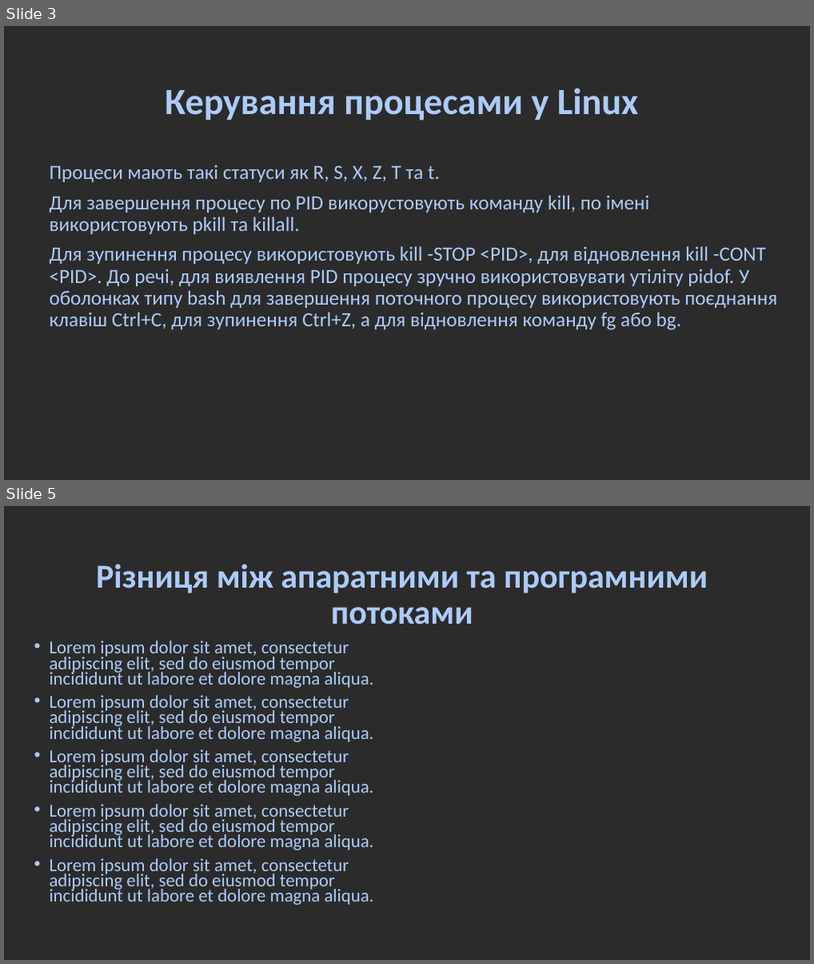
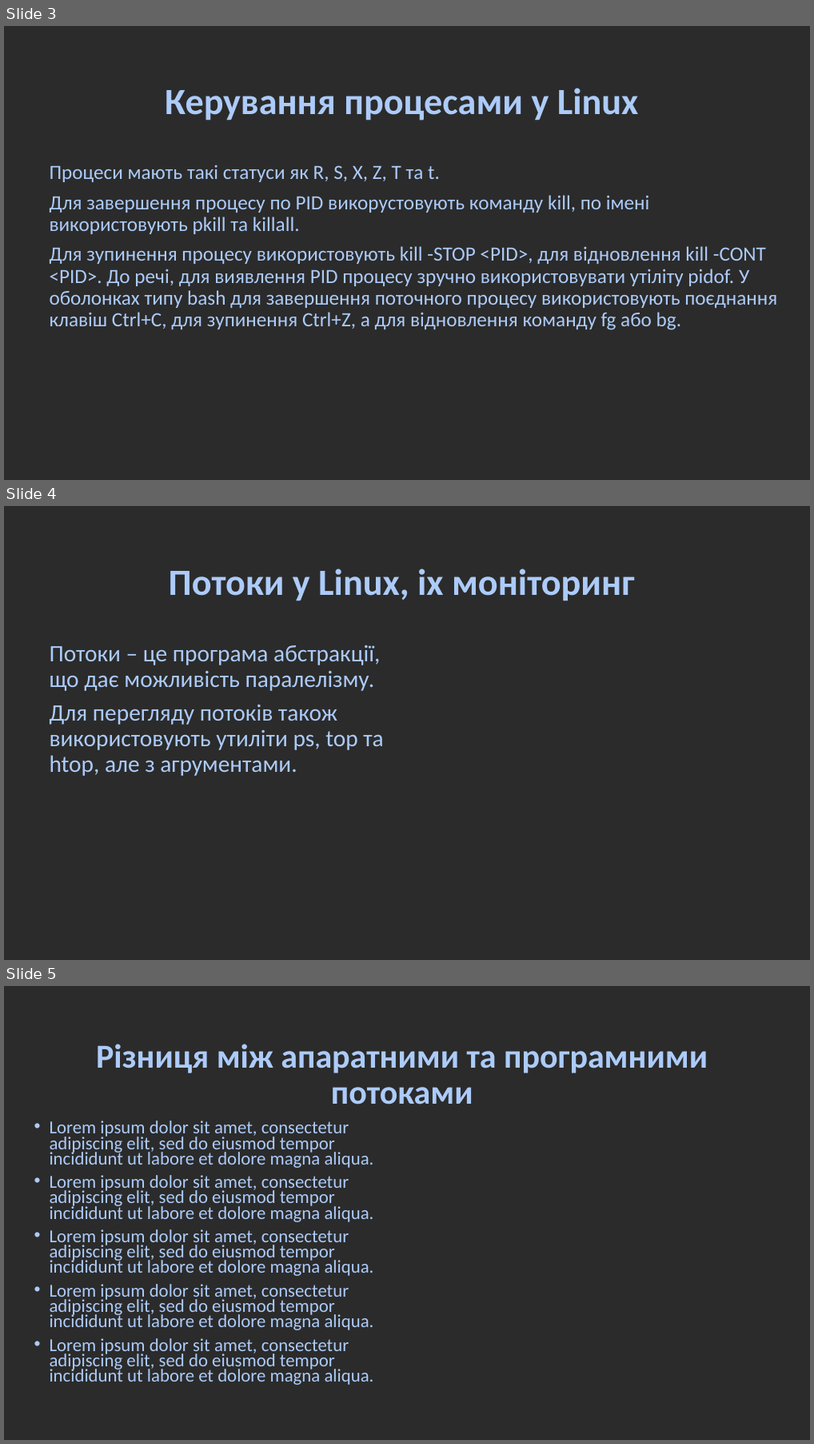
Before and after one commit to millennium02/SRS_L5, a slide deck: linux_ps&threads.odp. Shown one above the other, each under a label of ours: slides 3 and 5 before the commit, slides 3, 4 and 5 after it; the slides between them are not shown. The pictures are 814x964 and 814x1444 pixels, drawn with LibreOffice and Linux fonts; fonts in the diff are those of the drawing; background and template pictures are left out; a plain dark background stands for a picture behind light text. Boxes give left, top, right and bottom in pixels: in the first picture for what was removed or moved away, otherwise in the second. Text is boxed around its words. In the diff, an @@ line names an element or a change of style, - is before the commit and + after.

```diff
--- a/linux_ps&threads.odp
+++ b/linux_ps&threads.odp
@@ slide 4 added at <box>4,506,810,960</box>, background picture (left out) @@
@@ title added at <box>169,568,635,601</box>, 44 pt, text #ACCBF9, bold @@
+Потоки у Linux, іх моніторинг
@@ text added at <box>50,645,383,776</box>, 28 pt, text #ACCBF9 @@
+Потоки – це програма абстракції, що дає можливість паралелізму.
+Для перегляду потоків також використовують утиліти ps, top та htop, але з агрументами.
```
Also in this commit, not shown: 1 slide changed, 1 slide removed.
